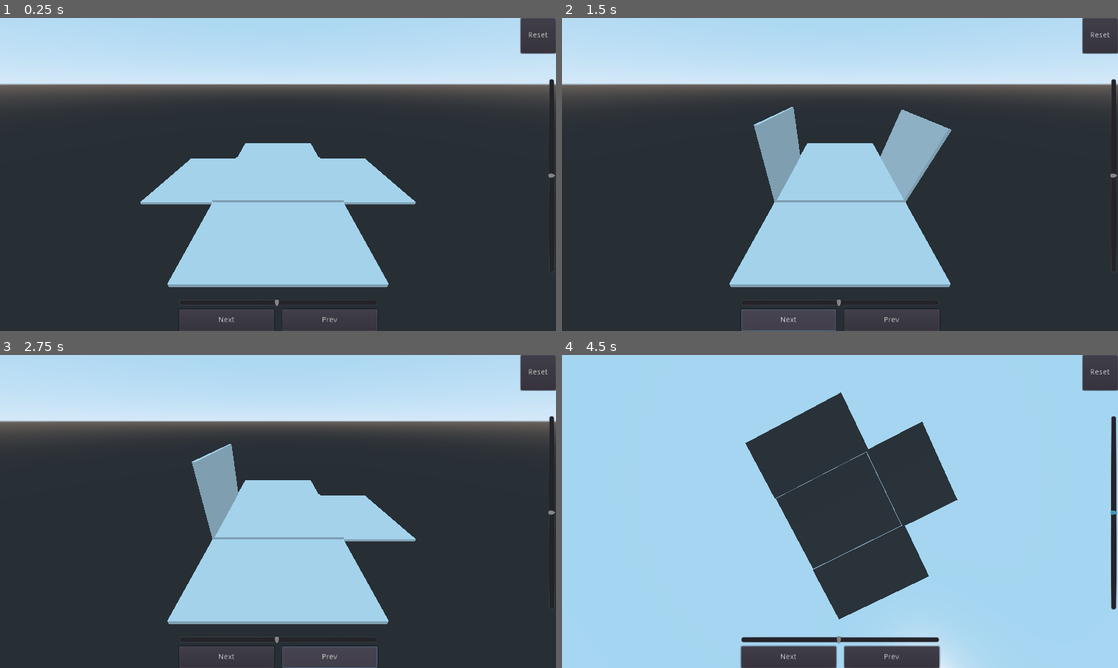
Above: before the commit, frames 1-4 (two rows, left to right).
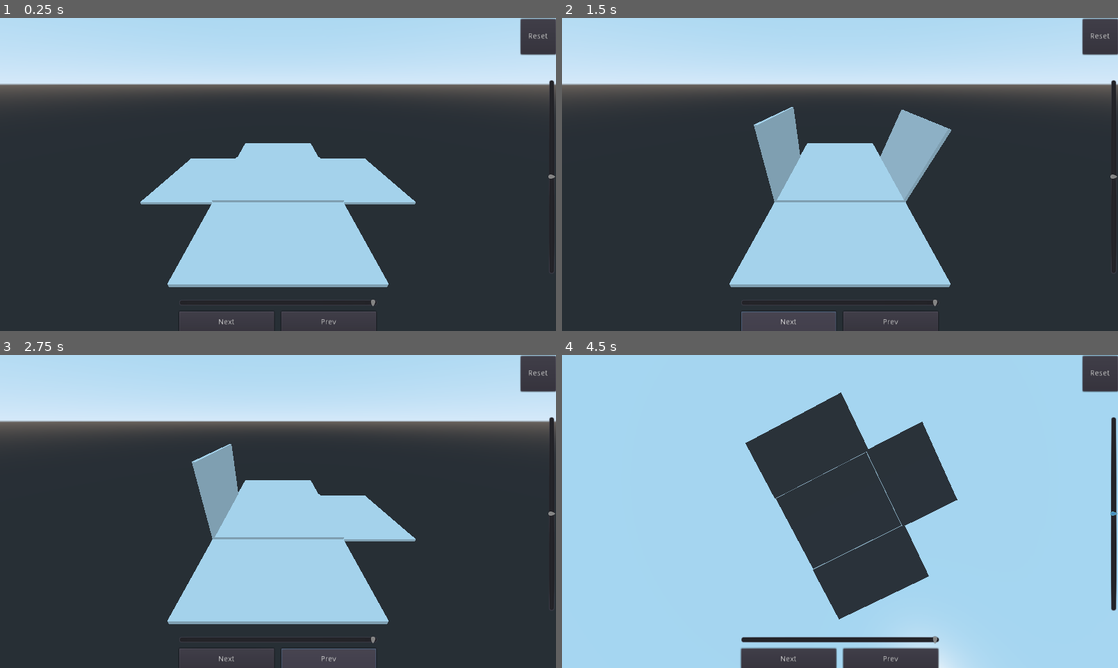
Above: after the commit, the same moments.

Repository: izzager/UntitledOrganizerApp
Game: Godot game, scene res://Scenes/Spatial.tscn
Two runs of this game, one before a commit and one after it. Both use one fixed random seed, a clock stepped at 60 frames per second and the inputs below.
Inputs (mouse positions are in pixels of both pictures, inside the frame that each line leads up to):
- Up to frame 1 (0.25 s): no input
- Up to frame 2 (1.5 s): click "Next" at 0.5 s; click "Next" at 1.25 s
- Up to frame 3 (2.75 s): click "Prev" at 2 s
- Up to frame 4 (4.5 s): click "Reset" at 2.75 s; move the mouse to (962, 495) at 3.52 s; hold Right (ui_right) 3.53-4.28 s; move the mouse to (728, 527) at 4.27 s; hold Down (ui_down) from 4.28 s (still down)

The runs differ from the first frame. In frame 1, 0.5% of the frame differs, in the area x 32-100%, y 0-100%; in frame 2, 0.5%; in frame 3, 0.6%; in frame 4, 0.7%.

Commit message:
Add files via upload

Diff:
--- a/3d model actions/Scenes/Spatial.tscn
+++ b/3d model actions/Scenes/Spatial.tscn
@@ -1,6 +1,5 @@
-[gd_scene load_steps=4 format=2]
+[gd_scene load_steps=3 format=2]
 
-[ext_resource path="res://Scenes/box2.tscn" type="PackedScene" id=1]
 [ext_resource path="res://Scripts/Spatial.gd" type="Script" id=2]
 [ext_resource path="res://Scripts/ModelActions.gd" type="Script" id=3]
 
@@ -18,7 +17,8 @@
 anchor_left = 1.0
 anchor_right = 1.0
 margin_left = -1020.0
-margin_bottom = 580.0
+margin_top = 1.68179
+margin_bottom = 581.682
 __meta__ = {
 "_edit_use_anchors_": false
 }
@@ -65,9 +65,9 @@
 margin_right = 365.0
 margin_bottom = 16.0
 min_value = 0.1
-max_value = 10.0
+max_value = 5.0
 step = 0.1
-value = 2.0
+value = 0.1
 __meta__ = {
 "_edit_use_anchors_": false
 }
@@ -78,17 +78,19 @@
 margin_bottom = 20.0
 
 [node name="btn_nextAnim" type="Button" parent="UI_anim/buttons"]
+margin_top = 4.0
 margin_right = 175.0
-margin_bottom = 40.0
+margin_bottom = 44.0
 text = "Next"
 __meta__ = {
 "_edit_use_anchors_": false
 }
 
 [node name="btn_prevAnim" type="Button" parent="UI_anim/buttons"]
-margin_left = 190.0
-margin_right = 365.0
-margin_bottom = 40.0
+margin_left = 188.0
+margin_top = 4.0
+margin_right = 363.0
+margin_bottom = 44.0
 text = "Prev"
 __meta__ = {
 "_edit_use_anchors_": false
@@ -98,5 +100,3 @@
 transform = Transform( 0.1, 0, 0, 0, 0.1, 0, 0, 0, 0.1, 0, 0, 0 )
 script = ExtResource( 3 )
 animSpeed = 5.0
-
-[node name="box2" parent="Model" instance=ExtResource( 1 )]
--- a/3d model actions/Scripts/ModelActions.gd
+++ b/3d model actions/Scripts/ModelActions.gd
@@ -6,20 +6,23 @@
 var animating = false
 var curAnim
 var back = false
-onready var AnimPlayer = get_child(0).get_node("AnimationPlayer")
-onready var animLen = AnimPlayer.get_animation_list().size()
+onready var AnimPlayer
+onready var animLen
+onready var allNodes = get_parent()
 
 
 func _ready():
-	#Подключение всех функций с элементоми
-	connectAll()
+	#Если модель загружена подключение всех функций с элементоми
+	allNodes.connect("loadEnd", self, "connectAll")
 
 
 func connectAll():
+	#Получаем плеер и количество анимаций
+	AnimPlayer = allNodes.get_node("Model").get_children()[0].get_node("AnimationPlayer")
+	animLen = AnimPlayer.get_animation_list().size()
 	#Конец аниммации вызывает animEnd
 	AnimPlayer.connect("animation_finished", self, "animEnd")
 	#Получение основного узла
-	var allNodes = get_parent()
 	#Требование след анимации вызывает nextAnim
 	allNodes.connect("nextAnim", self, "nextAnim")
 	allNodes.get_node("UI_anim/buttons/btn_nextAnim").connect("pressed", self, "nextAnim")
--- a/3d model actions/Scripts/Spatial.gd
+++ b/3d model actions/Scripts/Spatial.gd
@@ -1,31 +1,35 @@
 extends Spatial
 
-
 onready var camera = get_node("CameraSpatial")
-onready var cameraMove = camera.get_child(0)
+onready var cameraMove = get_node("CameraSpatial/Camera")
 onready var slider_cameraMove = get_node("Ui_camera/slider_cameraMove")
 var rotateStrength = 0.15
-var moveStrength = 0.5
 var swipe_strength = 0.01
 var swipe_start
 var swipe_end
-var con = false
 signal nextAnim()
 signal prevAnim()
+signal loadEnd()
 
 # Called when the node enters the scene tree for the first time.
 func _ready():
-	#get_node("Zoom/btn_closerZoom").connect("pressed", self, "closerZoom")
-	#get_node("Zoom/btn_fartherZoom").connect("pressed", self, "fartherZoom")
 	get_node("Ui_camera/btn_resetCamera").connect("pressed", self, "resetCamera")
 	slider_cameraMove.connect("value_changed", self, "cameraZoom")
 	slider_cameraMove.value = cameraMove.translation.z
+	#Добавляем загружаемую модель
+	var box = preload("res://Scenes/box2.tscn").instance()
+	box.translation = Vector3(0,0,0)
+	get_node("Model").add_child(box)
+	#подаём об этом сигнал
+	emit_signal("loadEnd")
 
 
 func _process(_delta):
 	var xDir = Input.get_action_strength("ui_right") - Input.get_action_strength("ui_left")
 	var yDir = Input.get_action_strength("ui_down") - Input.get_action_strength("ui_up")
 	camera.rotation += Vector3(yDir * rotateStrength, xDir * rotateStrength, 0)
+
+
 	if Input.is_action_just_pressed("ui_nextAnim"):
 		emit_signal("nextAnim")
 
Not shown, changed: 3d model actions/3dModelShowTest.pck
